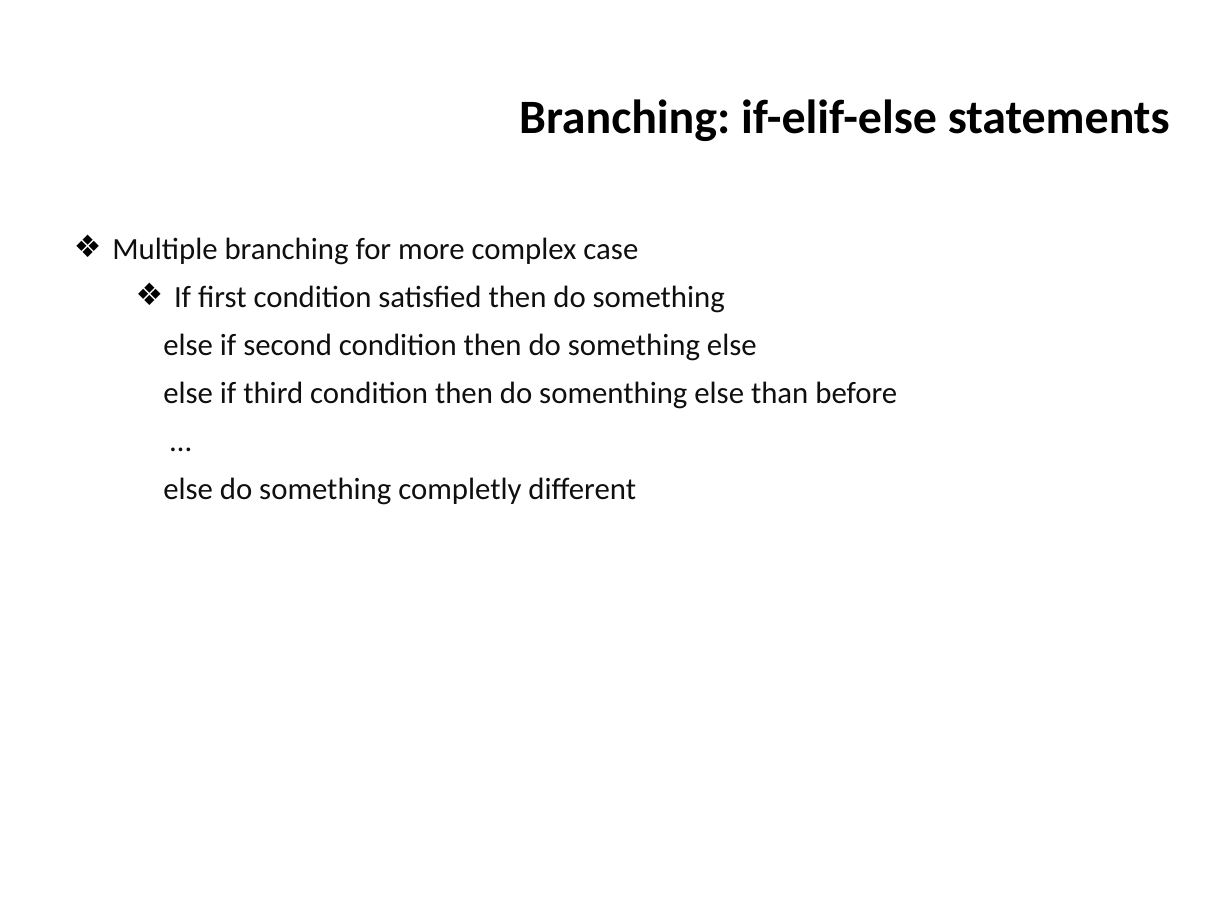
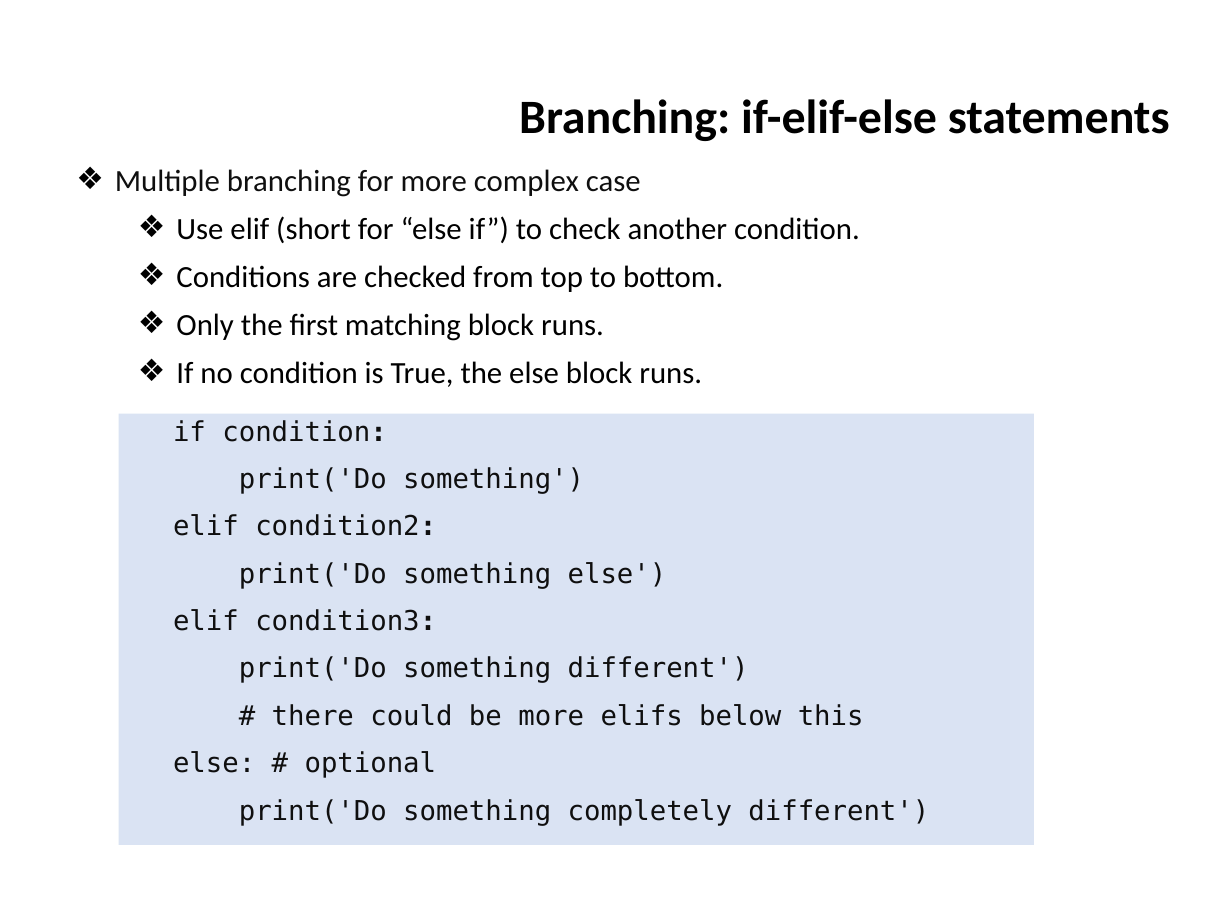
Before and after one commit to ifromm/fcsp, a slide deck: slide 36 of Slides/unit_4_prog_1.pptx (slide 84 before the commit). Drawn at 1232x924 pixels with LibreOffice and Linux fonts; fonts in the diff are those of the drawing; background and template pictures are left out. Boxes give left, top, right and bottom in pixels: in the first picture for what was removed or moved away, otherwise in the second. Text is boxed around its words. In the diff, an @@ line names an element or a change of style, - is before the commit and + after.

```diff
--- a/Slides/unit_4_prog_1.pptx
+++ b/Slides/unit_4_prog_1.pptx
@@ text "Multiple branching for more complex ...": place and size @@
-text "Multiple branching for more complex ..." at box(112, 237, 897, 505)
+text "Multiple branching for more complex ..." at box(115, 169, 860, 387)
@@ text at box(176, 216, 860, 387): text changed; text colour #0F0F0F to #000000 @@
-  ❖ If first condition satisfied then do something
-  else if second condition then do something else
-  else if third condition then do somenthing else than before
-  …
-  else do something completly different
+  ❖ Use elif (short for “else if”) to check another condition.
+  ❖ Conditions are checked from top to bottom.
+  ❖ Only the first matching block runs.
+  ❖ If no condition is True, the else block runs.
@@ rectangle added at box(118, 414, 1034, 845), fill #DAE3F3, 16 pt, text #0F0F0F @@
+  if condition:
+  print('Do something')
+  elif condition2:
+  print('Do something else')
+  elif condition3:
+  print('Do something different')
+  # there could be more elifs below this
+  else: # optional
+  print('Do something completely different')
```
Also in this commit, not shown: 24 other slides changed, 49 slides removed.
